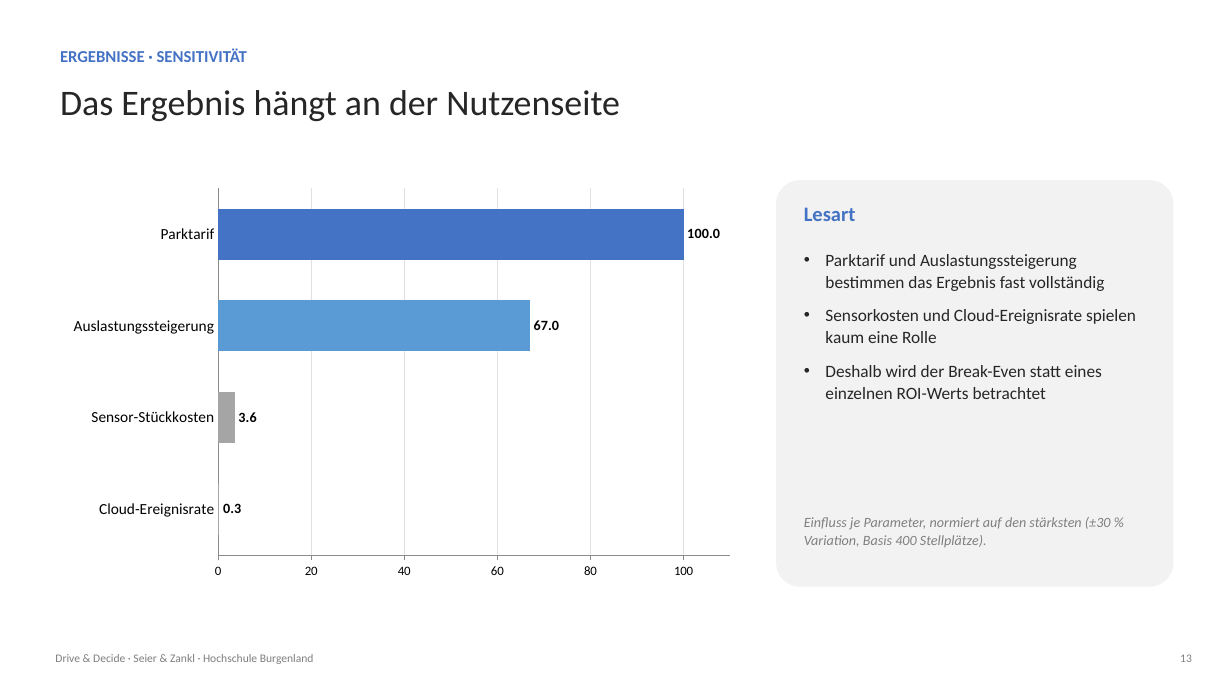
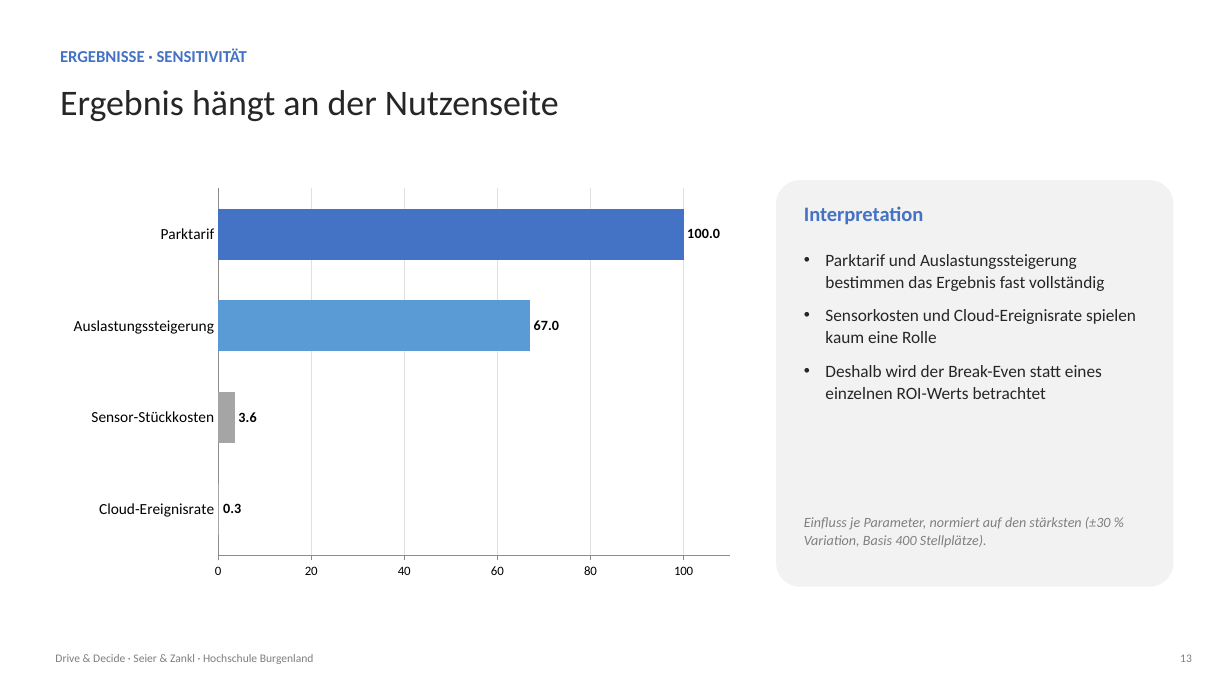
Before and after one commit to hochschule-jz/gruppe-n-inenp, a slide deck: slide 13 of presentation/Präsentation.pptx. Drawn at 1232x693 pixels with LibreOffice and Linux fonts; fonts in the diff are those of the drawing. Boxes give left, top, right and bottom in pixels: in the first picture for what was removed or moved away, otherwise in the second. Text is boxed around its words. In the diff, an @@ line names an element or a change of style, - is before the commit and + after.

```diff
--- a/presentation/Präsentation.pptx
+++ b/presentation/Präsentation.pptx
@@ text at <box>60,90,559,121</box>: text changed @@
-Das Ergebnis hängt an der Nutzenseite
+Ergebnis hängt an der Nutzenseite
@@ text at <box>804,206,924,224</box>: text changed @@
-Lesart
+Interpretation
```
Also in this commit, not shown: 10 other slides changed.
